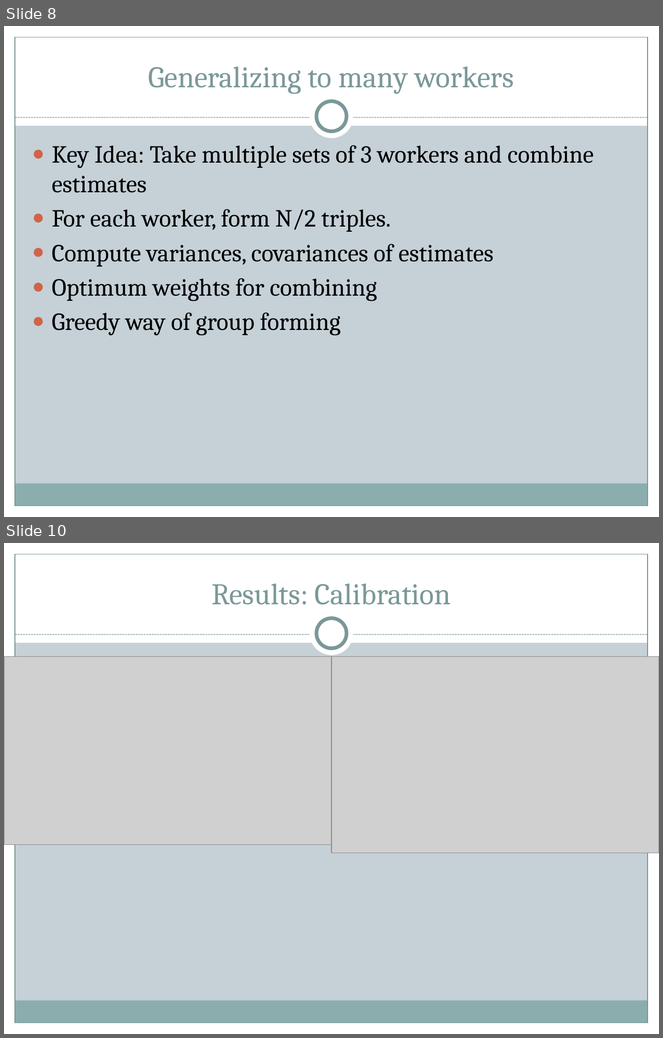
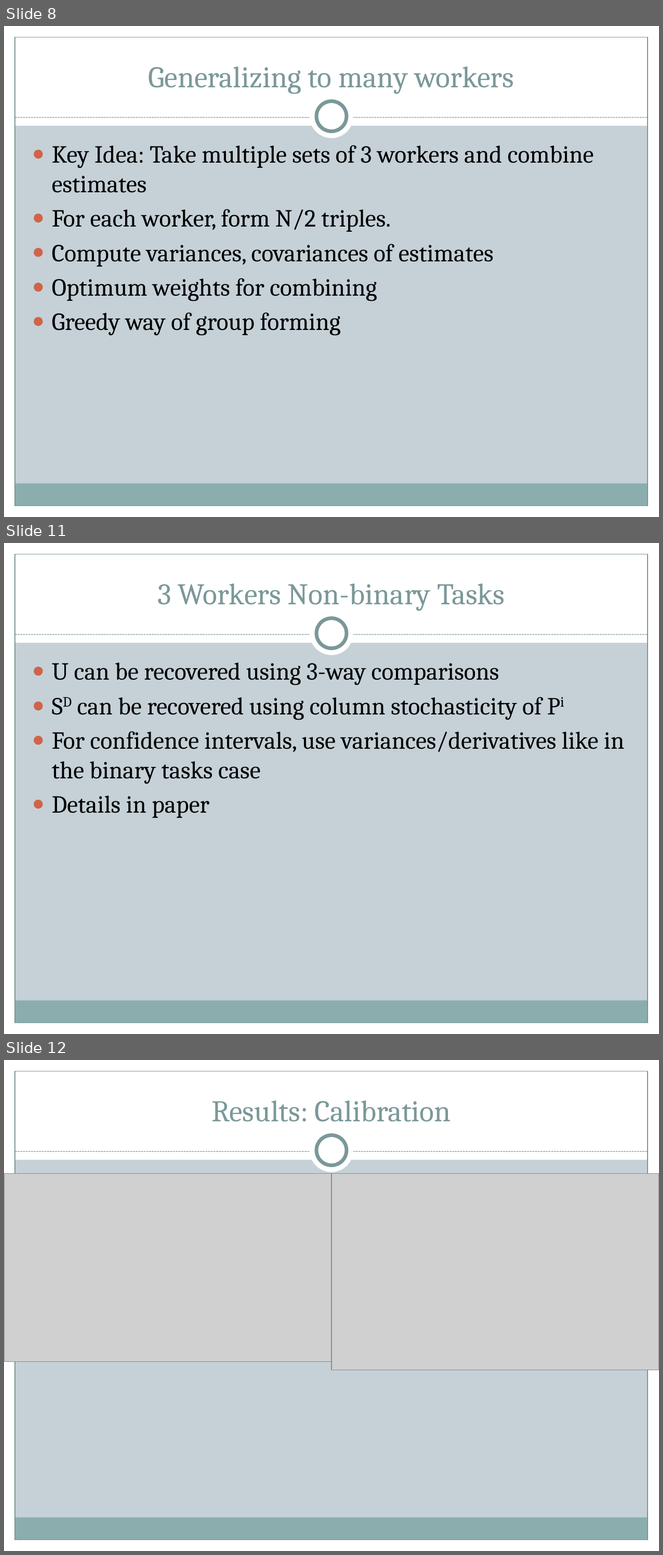
Before and after one commit to brahmaneya/WorkerEvaluationGeneral, a slide deck: Presentation/WorkerEval.pptx. Shown one above the other, each under a label of ours: slides 8 and 10 before the commit, slides 8, 11 and 12 after it; the slides between them are not shown. The pictures are 663x1038 and 663x1555 pixels, drawn with LibreOffice and Linux fonts; fonts in the diff are those of the drawing; grey boxes stand for pictures. Boxes give left, top, right and bottom in pixels: in the first picture for what was removed or moved away, otherwise in the second. Text is boxed around its words. In the diff, an @@ line names an element or a change of style, - is before the commit and + after.

Commit message:
changes to presentation

```diff
--- a/Presentation/WorkerEval.pptx
+++ b/Presentation/WorkerEval.pptx
@@ slide 11 added at [4,543,659,1034], background #C5D1D7; not listed: 9 template elements that a slide beside it also shows @@
@@ title added at [157,584,505,611], 33 pt, text #7C999A @@
+3 Workers Non-binary Tasks
@@ text added at [52,663,624,818], 27 pt, text #000000 @@
+● U can be recovered using 3-way comparisons
+● SD can be recovered using column stochasticity of Pi
+● For confidence intervals, use variances/derivatives like in the binary tasks case
+● Details in paper
@@ what was slide 10 is now slide 12 @@
```
Also in this commit, not shown: 1 slide changed, 1 other slide added.
